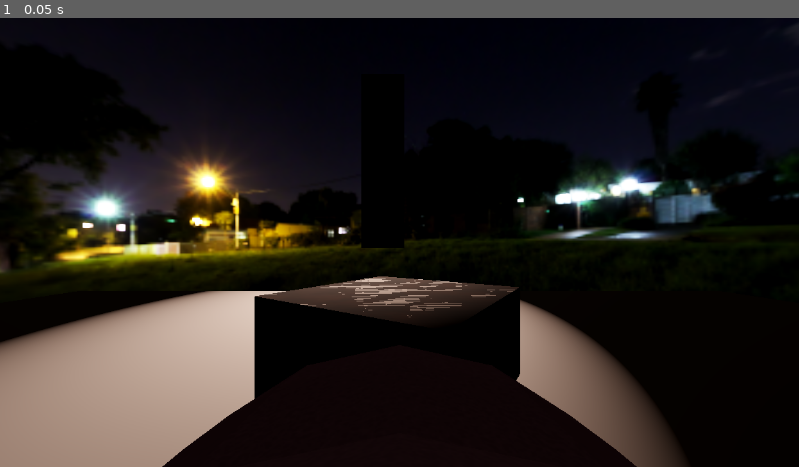
Above: before the commit, frame 1.
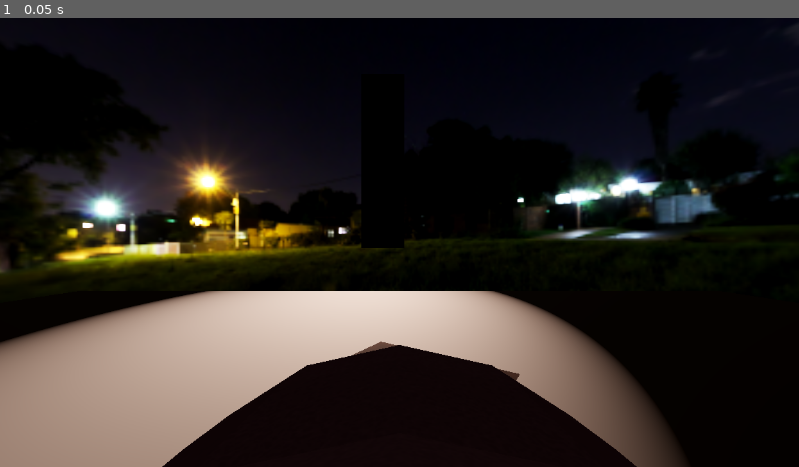
Above: after the commit, the same moment.

Repository: NykolaR/truffler
Game: Godot game, scene res://scenes/gameplay/gameplay.tscn
Two runs of this game, one before a commit and one after it. Both use one fixed random seed, a clock stepped at 60 frames per second and the inputs below. The project has no main scene, so this scene is started directly.
Inputs:
- Up to frame 1 (0.05 s): no input

The runs differ from the first frame. In frame 1, 5.8% of the frame differs, in the area x 31-66%, y 57-85%.

Commit message:
hopefully adam doesnt explode

Diff:
--- a/scenes/gameplay/diggable/diggable.gd
+++ b/scenes/gameplay/diggable/diggable.gd
@@ -18,7 +18,7 @@
 		pos2d.x = remap(pos2d.x, -0.5, 0.5, 0, 128)
 		pos2d.y = remap(pos2d.y, -0.5, 0.5, 0, 128)
 		dig_sprite.position = pos2d
-		dig_sprite.self_modulate.a = clamp(1.0 - local_pos.z, 0, 1)
+		dig_sprite.self_modulate.a = clamp(remap(local_pos.y, 0.8, 1.0, 0, 1), 0, 1)
 	else:
 		dig_sprite.self_modulate.a = 0.0
 
--- a/scenes/gameplay/diggable/diggable.tscn
+++ b/scenes/gameplay/diggable/diggable.tscn
@@ -11,17 +11,6 @@
 fill = 1
 fill_from = Vector2(0.5, 0.5)
 fill_to = Vector2(0.5, 0)
-
-[sub_resource type="CanvasItemMaterial" id="CanvasItemMaterial_f1qrr"]
-blend_mode = 4
-
-[sub_resource type="FastNoiseLite" id="FastNoiseLite_1m0ji"]
-
-[sub_resource type="NoiseTexture2D" id="NoiseTexture2D_hlve4"]
-noise = SubResource("FastNoiseLite_1m0ji")
-
-[sub_resource type="ViewportTexture" id="ViewportTexture_mijhv"]
-viewport_path = NodePath("SubViewport")
 
 [sub_resource type="Gradient" id="Gradient_4wffl"]
 colors = PackedColorArray(0.0388691, 0.0120887, 0.000485983, 1, 0.200539, 0.105504, 0.0603821, 1)
@@ -65,6 +54,8 @@
 [sub_resource type="BoxShape3D" id="BoxShape3D_lejue"]
 size = Vector3(1.5, 0.5, 1.5)
 
+[sub_resource type="SphereMesh" id="SphereMesh_2w7ey"]
+
 [node name="Diggable" type="CSGBox3D"]
 transform = Transform3D(1, 0, 0, 0, 1, 0, 0, 0, 1, 0, -0.5, 0)
 transparency = 1.0
@@ -91,16 +82,6 @@
 position = Vector2(75, 50)
 texture = SubResource("GradientTexture2D_opuxv")
 
-[node name="Sprite2D2" type="Sprite2D" parent="SubViewport"]
-visible = false
-material = SubResource("CanvasItemMaterial_f1qrr")
-position = Vector2(50, 0)
-texture = SubResource("NoiseTexture2D_hlve4")
-
-[node name="Sprite2D" type="Sprite2D" parent="."]
-position = Vector2(332, 192)
-texture = SubResource("ViewportTexture_mijhv")
-
 [node name="MeshInstance3D" type="MeshInstance3D" parent="."]
 transform = Transform3D(1, 0, 0, 0, 1, 0, 0, 0, 1, 0, 0.5, 0)
 material_override = SubResource("ShaderMaterial_hi7jt")
@@ -113,8 +94,12 @@
 monitorable = false
 
 [node name="CollisionShape3D" type="CollisionShape3D" parent="Area3D"]
-transform = Transform3D(1, 0, 0, 0, 1, 0, 0, 0, 1, 0, 0.2, 0)
+transform = Transform3D(1, 0, 0, 0, 1, 0, 0, 0, 1, 0, 0.4, 0)
 shape = SubResource("BoxShape3D_lejue")
+
+[node name="MeshInstance3D2" type="MeshInstance3D" parent="."]
+transform = Transform3D(0.507, 0, 0, 0, 0.507, 0, 0, 0, 0.507, 0, 0.207684, 0)
+mesh = SubResource("SphereMesh_2w7ey")
 
 [connection signal="area_entered" from="Area3D" to="." method="_on_area_3d_area_entered"]
 [connection signal="area_exited" from="Area3D" to="." method="_on_area_3d_area_exited"]
--- a/scenes/gameplay/gameplay.tscn
+++ b/scenes/gameplay/gameplay.tscn
@@ -38,6 +38,7 @@
 transform = Transform3D(1, 0, 0, 0, 1, 0, 0, 0, 1, 0, -1, 0)
 
 [node name="MeshInstance3D" type="MeshInstance3D" parent="Ground"]
+visible = false
 mesh = SubResource("BoxMesh_qo2cy")
 
 [node name="CollisionShape3D" type="CollisionShape3D" parent="Ground"]
@@ -67,5 +68,9 @@
 transform = Transform3D(1, 0, 0, 0, 1, 0, 0, 0, 1, 0.268271, 7.28485, 6.93236)
 mesh = SubResource("BoxMesh_u8yex")
 
-[node name="Diggable" parent="." instance=ExtResource("4_bmqoa")]
-transform = Transform3D(-0.834069, 0, 0.55166, 0, 1, 0, -0.55166, 0, -0.834069, 0, -0.5, -2)
+[node name="CSGBox3D" type="CSGBox3D" parent="."]
+transform = Transform3D(1, 0, 0, 0, 1, 0, 0, 0, 1, 0, -1, 0)
+size = Vector3(10, 1, 10)
+
+[node name="Diggable" parent="CSGBox3D" instance=ExtResource("4_bmqoa")]
+transform = Transform3D(-0.834069, 0, 0.55166, 0, 1, 0, -0.55166, 0, -0.834069, 0, 0, -2)
--- a/scenes/gameplay/tower/tower.tscn
+++ b/scenes/gameplay/tower/tower.tscn
@@ -4,6 +4,7 @@
 size = Vector3(2, 8, 2)
 
 [sub_resource type="FogMaterial" id="FogMaterial_80ue5"]
+albedo = Color(1, 0.827451, 0.741176, 1)
 
 [node name="Tower" type="Node3D"]
 
--- a/scenes/gameplay/truffler/truffler.gd
+++ b/scenes/gameplay/truffler/truffler.gd
@@ -5,6 +5,7 @@
 const JUMP_VELOCITY: float = 4.5
 const LOOK_CONSTRAINT: float = 60.0
 
+var sense: float = 5.0
 # Get the gravity from the project settings to be synced with RigidBody nodes.
 var gravity: float = ProjectSettings.get_setting("physics/3d/default_gravity")
 
@@ -22,8 +23,8 @@
 	# if input type is mouse, get mouse input and overwrite
 	var intensity: float = clamp(input_dir.length(), 0, 1)
 
-	rotate_y(-input_dir.x * delta)
-	camera.rotate_x(-input_dir.y * delta)
+	rotate_y(-input_dir.x * delta * sense)
+	camera.rotate_x(-input_dir.y * delta * sense)
 	camera.rotation_degrees.x = clamp(camera.rotation_degrees.x, -LOOK_CONSTRAINT, LOOK_CONSTRAINT)
 
 
Not shown: 1 places in scenes/gameplay/diggable/diggable.tscn that only renumber resources
